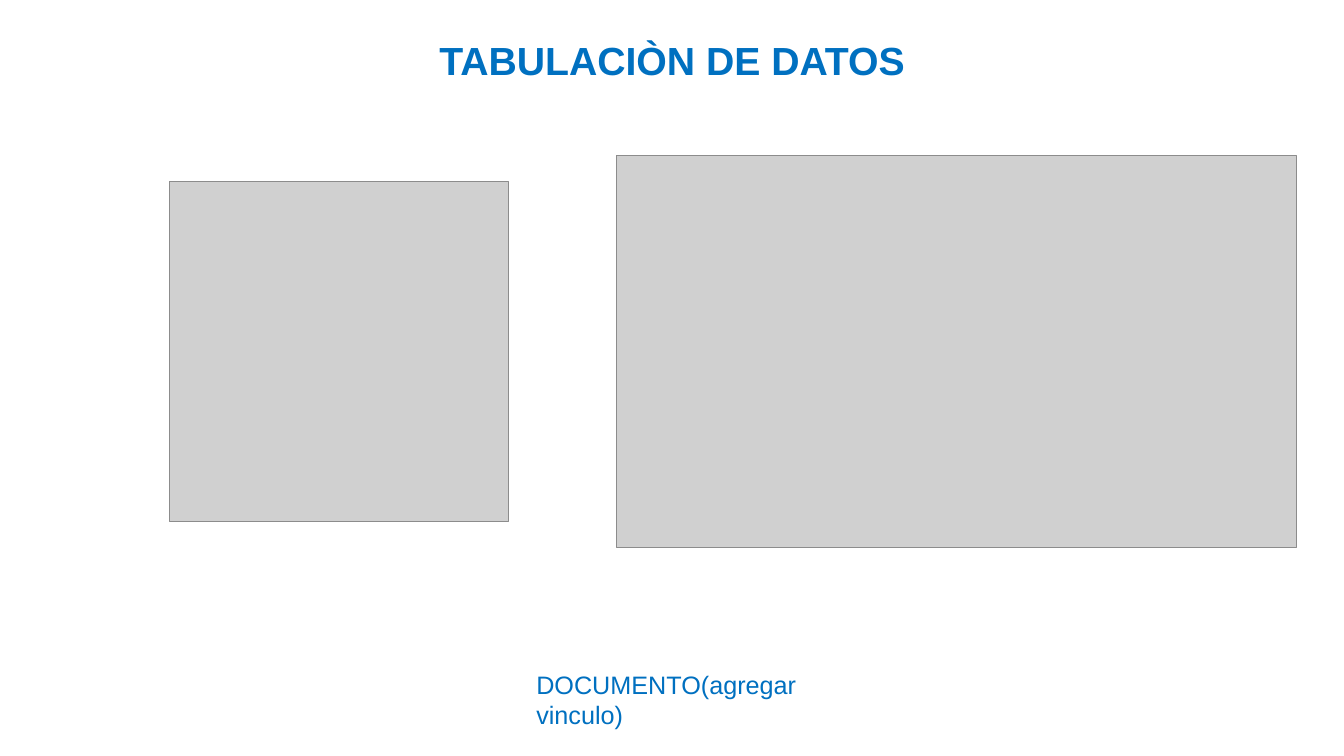
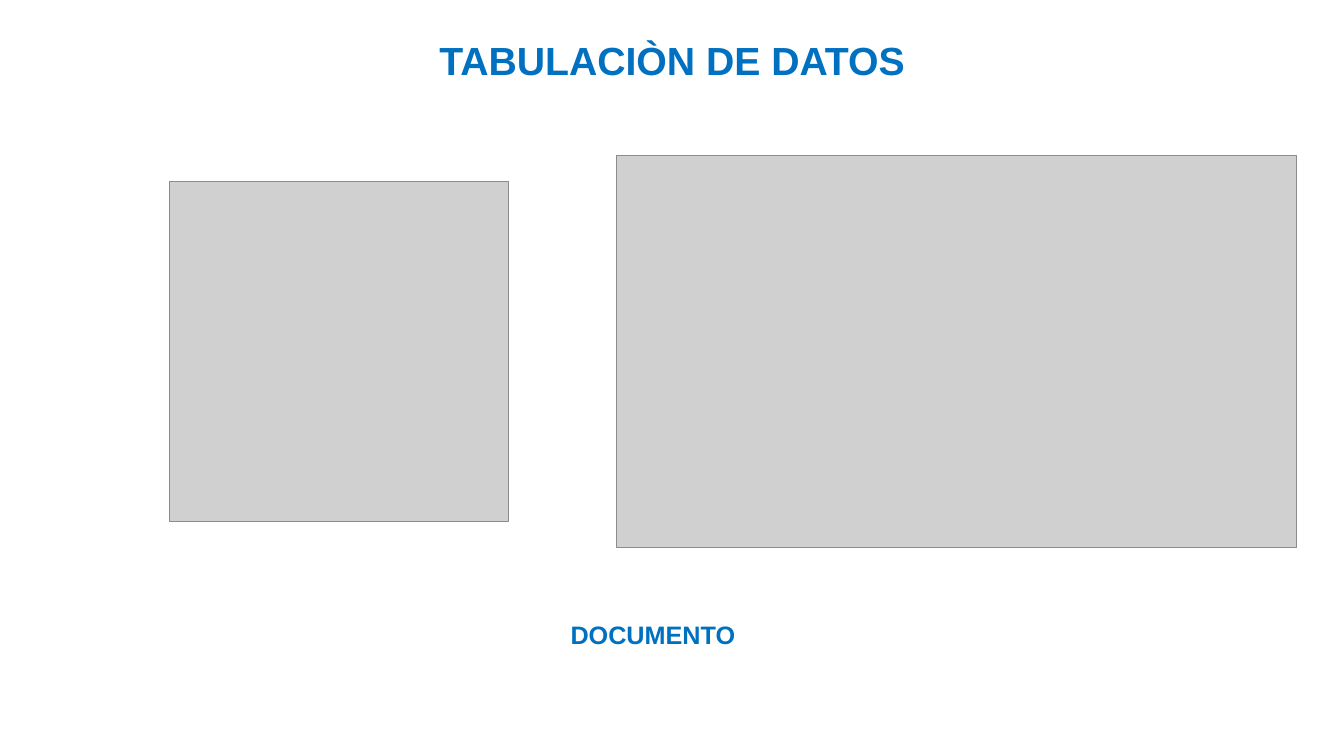
Before and after one commit to julianforero19/Proyecto_Parking, a slide deck: slide 11 of PLANTILLA_PRESENTACION_AVANCES_PROYECTO_.pptx. Drawn at 1344x756 pixels with LibreOffice and Linux fonts; fonts in the diff are those of the drawing; grey boxes stand for pictures; background and template pictures are left out. Boxes give left, top, right and bottom in pixels: in the first picture for what was removed or moved away, otherwise in the second. Text is boxed around its words. In the diff, an @@ line names an element or a change of style, - is before the commit and + after.

```diff
--- a/PLANTILLA_PRESENTACION_AVANCES_PROYECTO_.pptx
+++ b/PLANTILLA_PRESENTACION_AVANCES_PROYECTO_.pptx
@@ text at bbox=[571, 626, 736, 645]: text changed; bold on @@
-DOCUMENTO(agregar vinculo)
+DOCUMENTO
```
Also in this commit, not shown: 3 slides added, 2 other files.
